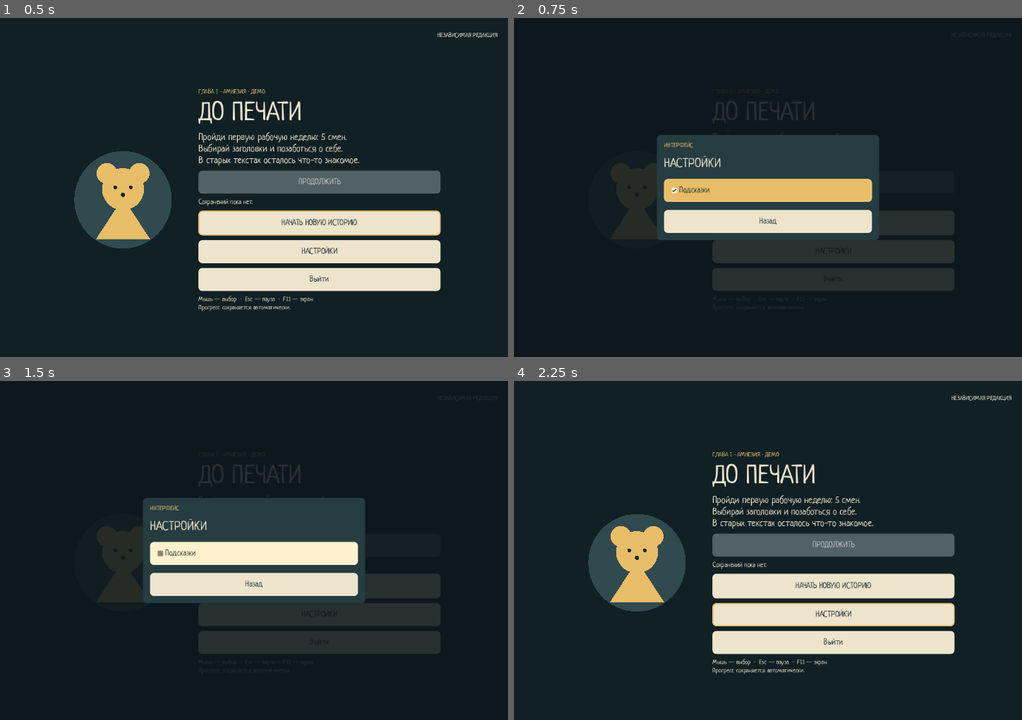
Above: before the commit, frames 1-4 (two rows, left to right).
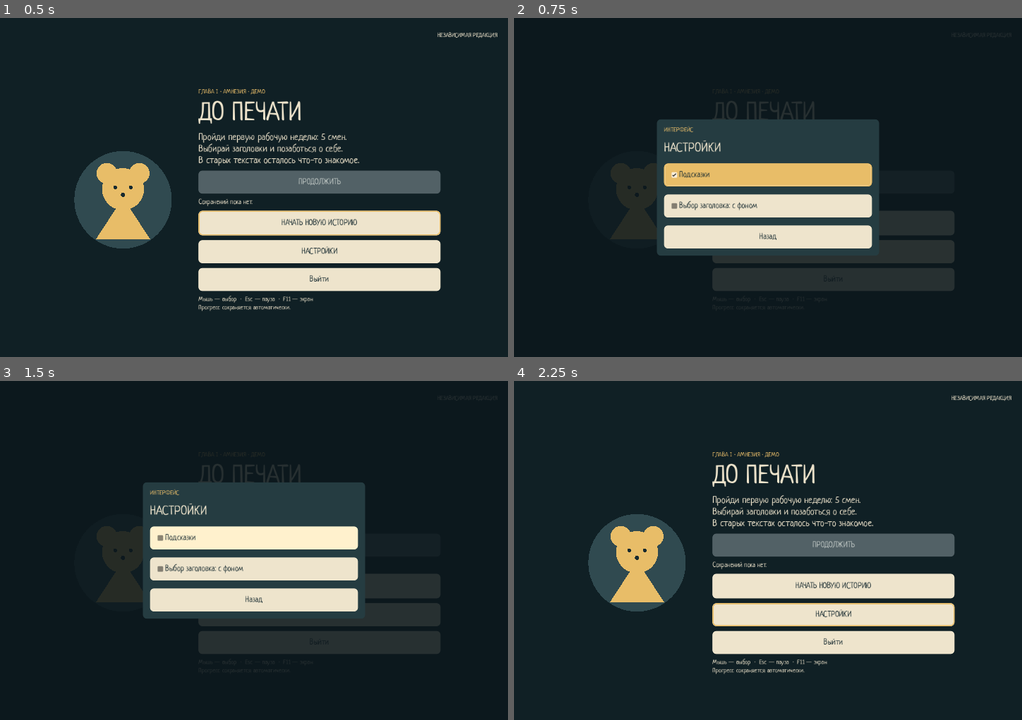
Above: after the commit, the same moments.

Repository: Pokimonchick/DisinfoJam
Game: Godot game, scene res://Scenes/mvp_game.tscn
Two runs of this game, one before a commit and one after it. Both use one fixed random seed, a clock stepped at 60 frames per second and the inputs below.
Inputs:
- Up to frame 1 (0.5 s): no input
- Up to frame 2 (0.75 s): click "НАСТРОЙКИ" at 0.5 s
- Up to frame 3 (1.5 s): click "Подсказки" at 1.25 s
- Up to frame 4 (2.25 s): click "Назад" at 2 s

Frame 1 is identical in both runs. In frame 2, 10% of the frame differs, in the area x 28-72%, y 29-71%; in frame 3, 9.5%; in frame 4, nothing differs.

Commit message:
Add selectable headline choice presentation

Diff:
--- /dev/null
+++ b/Scenes/headline_choice_overlay.tscn
@@ -0,0 +1,106 @@
+[gd_scene format=3 uid="uid://cmldigw188vft"]
+
+[ext_resource type="Texture2D" path="res://Assets/note_select/Group 17.png" id="1_backdrop"]
+[ext_resource type="Texture2D" path="res://Assets/note_select/image 48.png" id="2_banner"]
+
+[sub_resource type="StyleBoxFlat" id="CloseNormal"]
+bg_color = Color(0.95, 0.68, 0.2, 1)
+border_width_left = 3
+border_width_top = 3
+border_width_right = 3
+border_width_bottom = 3
+border_color = Color(1, 0.84, 0.46, 1)
+corner_radius_top_left = 40
+corner_radius_top_right = 40
+corner_radius_bottom_right = 40
+corner_radius_bottom_left = 40
+
+[sub_resource type="StyleBoxFlat" id="ClosePressed"]
+bg_color = Color(0.79, 0.51, 0.12, 1)
+border_width_left = 3
+border_width_top = 3
+border_width_right = 3
+border_width_bottom = 3
+border_color = Color(0.98, 0.77, 0.37, 1)
+corner_radius_top_left = 40
+corner_radius_top_right = 40
+corner_radius_bottom_right = 40
+corner_radius_bottom_left = 40
+
+[sub_resource type="StyleBoxFlat" id="CloseHover"]
+bg_color = Color(1, 0.77, 0.28, 1)
+border_width_left = 3
+border_width_top = 3
+border_width_right = 3
+border_width_bottom = 3
+border_color = Color(1, 0.92, 0.63, 1)
+corner_radius_top_left = 40
+corner_radius_top_right = 40
+corner_radius_bottom_right = 40
+corner_radius_bottom_left = 40
+
+[node name="HeadlineChoiceOverlay" type="Control" unique_id=1087954237]
+layout_mode = 3
+anchors_preset = 0
+offset_right = 1920.0
+offset_bottom = 1080.0
+mouse_filter = 2
+
+[node name="Backdrop" type="TextureRect" parent="." unique_id=1555402356]
+modulate = Color(1, 1, 1, 0.8392157)
+layout_mode = 0
+offset_left = -90.0
+offset_top = -60.0
+offset_right = 2010.0
+offset_bottom = 1140.0
+mouse_filter = 2
+texture = ExtResource("1_backdrop")
+expand_mode = 1
+stretch_mode = 6
+
+[node name="Banner" type="TextureRect" parent="." unique_id=654798744]
+layout_mode = 0
+offset_left = 560.0
+offset_top = 138.0
+offset_right = 1360.0
+offset_bottom = 250.0
+mouse_filter = 2
+texture = ExtResource("2_banner")
+expand_mode = 1
+
+[node name="Instruction" type="Label" parent="Banner" unique_id=1989815292]
+layout_mode = 1
+anchors_preset = 15
+anchor_right = 1.0
+anchor_bottom = 1.0
+offset_left = 38.0
+offset_top = 10.0
+offset_right = -70.0
+offset_bottom = -18.0
+grow_horizontal = 2
+grow_vertical = 2
+theme_override_colors/font_color = Color(1, 0.98, 0.88, 1)
+theme_override_colors/font_shadow_color = Color(0.14, 0.22, 0.12, 0.8)
+theme_override_constants/shadow_offset_x = 2
+theme_override_constants/shadow_offset_y = 2
+theme_override_font_sizes/font_size = 34
+text = "Выберите один заголовок"
+horizontal_alignment = 1
+vertical_alignment = 1
+
+[node name="Close" type="Button" parent="." unique_id=1502333655]
+layout_mode = 0
+offset_left = 1742.0
+offset_top = 133.0
+offset_right = 1822.0
+offset_bottom = 213.0
+tooltip_text = "Закрыть выбор заголовка"
+mouse_default_cursor_shape = 2
+theme_override_colors/font_color = Color(0.15, 0.13, 0.08, 1)
+theme_override_colors/font_pressed_color = Color(0.15, 0.13, 0.08, 1)
+theme_override_colors/font_hover_color = Color(0.15, 0.13, 0.08, 1)
+theme_override_font_sizes/font_size = 53
+theme_override_styles/normal = SubResource("CloseNormal")
+theme_override_styles/pressed = SubResource("ClosePressed")
+theme_override_styles/hover = SubResource("CloseHover")
+text = "×"
--- a/Scenes/settings_panel.tscn
+++ b/Scenes/settings_panel.tscn
@@ -56,6 +56,13 @@
 button_pressed = true
 text = "Подсказки"
 
+[node name="ChoiceOverlay" type="CheckBox" parent="Center/Paper/Layout"]
+unique_name_in_owner = true
+custom_minimum_size = Vector2(0, 54)
+layout_mode = 2
+mouse_default_cursor_shape = 2
+text = "Выбор заголовка: с фоном"
+
 [node name="Close" type="Button" parent="Center/Paper/Layout"]
 unique_name_in_owner = true
 custom_minimum_size = Vector2(0, 54)
--- a/Scripts/game_settings.gd
+++ b/Scripts/game_settings.gd
@@ -5,6 +5,7 @@
 const SETTINGS_PATH := "user://settings.cfg"
 
 var tooltips_enabled := true
+var choice_overlay_enabled := false
 
 
 func _ready() -> void:
@@ -14,15 +15,30 @@
 	var saved_value: Variant = config.get_value("interface", "tooltips", true)
 	if saved_value is bool:
 		tooltips_enabled = saved_value
+	var saved_overlay: Variant = config.get_value("interface", "choice_overlay", false)
+	if saved_overlay is bool:
+		choice_overlay_enabled = saved_overlay
 
 
 func set_tooltips_enabled(value: bool) -> void:
 	if tooltips_enabled == value:
 		return
 	tooltips_enabled = value
+	_save_interface_setting("tooltips", value)
+	changed.emit()
+
+
+func set_choice_overlay_enabled(value: bool) -> void:
+	if choice_overlay_enabled == value:
+		return
+	choice_overlay_enabled = value
+	_save_interface_setting("choice_overlay", value)
+	changed.emit()
+
+
+func _save_interface_setting(key: String, value: bool) -> void:
 	var config := ConfigFile.new()
 	config.load(SETTINGS_PATH)
-	config.set_value("interface", "tooltips", value)
+	config.set_value("interface", key, value)
 	if config.save(SETTINGS_PATH) != OK:
 		push_warning("Не удалось сохранить настройки интерфейса.")
-	changed.emit()
--- a/Scripts/newsroom_screen.gd
+++ b/Scripts/newsroom_screen.gd
@@ -3,6 +3,7 @@
 signal view_changed
 signal pause_requested
 
+const CHOICE_OVERLAY: PackedScene = preload("res://Scenes/headline_choice_overlay.tscn")
 const NUMBER_ART: Array[Texture2D] = [
 	preload("res://Assets/Assets for new version of game/Untitled (22)/image 10.png"),
 	preload("res://Assets/Assets for new version of game/Untitled (22)/IMG_1370 1.png"),
@@ -25,6 +26,8 @@
 var choices_open := false
 var _choices_animating := false
 var _choice_tween: Tween
+var _choice_overlay: Control
+var _choice_close_button: Button
 var _shown_combo_count := -1
 var _shown_combo_type := -1
 var _combo_tween: Tween
@@ -34,6 +37,13 @@
 @onready var choices: Control = $Canvas/World/Choices
 
 func _ready() -> void:
+	_choice_overlay = CHOICE_OVERLAY.instantiate() as Control
+	choices.add_child(_choice_overlay)
+	choices.move_child(_choice_overlay, 0)
+	_choice_close_button = _choice_overlay.get_node("Close") as Button
+	_choice_close_button.pressed.connect(_hide_choices)
+	GameSettings.changed.connect(_update_choice_overlay)
+	_update_choice_overlay()
 	for i in cards.size():
 		cards[i].pressed.connect(_select_headline.bind(i))
 	%HeadlineField.pressed.connect(_toggle_choices)
@@ -50,11 +60,29 @@
 	$Canvas.motion_enabled = not popup.visible
 
 func _input(event: InputEvent) -> void:
-	if not is_visible_in_tree() or not popup.active:
-		return
-	if event is InputEventMouseButton and event.button_index == MOUSE_BUTTON_LEFT and event.pressed:
+	if not is_visible_in_tree() or not event is InputEventMouseButton:
+		return
+	if event.button_index != MOUSE_BUTTON_LEFT or not event.pressed:
+		return
+	if popup.active:
 		if not Rect2(Vector2.ZERO, popup.size).has_point(popup.get_local_mouse_position()):
 			_close_focus()
+	elif choices_open and GameSettings.choice_overlay_enabled:
+		if _pointer_over(%HeadlineField, event.position) or _pointer_over(_choice_close_button, event.position):
+			return
+		for card in cards:
+			if card.visible and card.get_parent().visible and _pointer_over(card, event.position):
+				return
+		_hide_choices()
+
+
+func _pointer_over(control: Control, viewport_position: Vector2) -> bool:
+	var local_position := control.get_global_transform_with_canvas().affine_inverse() * viewport_position
+	return Rect2(Vector2.ZERO, control.size).has_point(local_position)
+
+
+func _update_choice_overlay() -> void:
+	_choice_overlay.visible = GameSettings.choice_overlay_enabled
 
 func bind(model: NewsroomSession) -> void:
 	session = model
--- a/Scripts/settings_panel.gd
+++ b/Scripts/settings_panel.gd
@@ -6,11 +6,13 @@
 
 func _ready() -> void:
 	%Tooltips.toggled.connect(GameSettings.set_tooltips_enabled)
+	%ChoiceOverlay.toggled.connect(GameSettings.set_choice_overlay_enabled)
 	%Close.pressed.connect(close)
 
 
 func present() -> void:
 	%Tooltips.set_pressed_no_signal(GameSettings.tooltips_enabled)
+	%ChoiceOverlay.set_pressed_no_signal(GameSettings.choice_overlay_enabled)
 	show()
 	%Tooltips.grab_focus()
 
Binary file added: Assets/note_select/Group 17.png
Not shown, added: Assets/note_select/Group 17.png.import
Binary file added: Assets/note_select/image 48.png
Not shown, added: Assets/note_select/image 48.png.import
Not shown, changed: MVP_README.md
Not shown, changed: TASK_STATE.md
